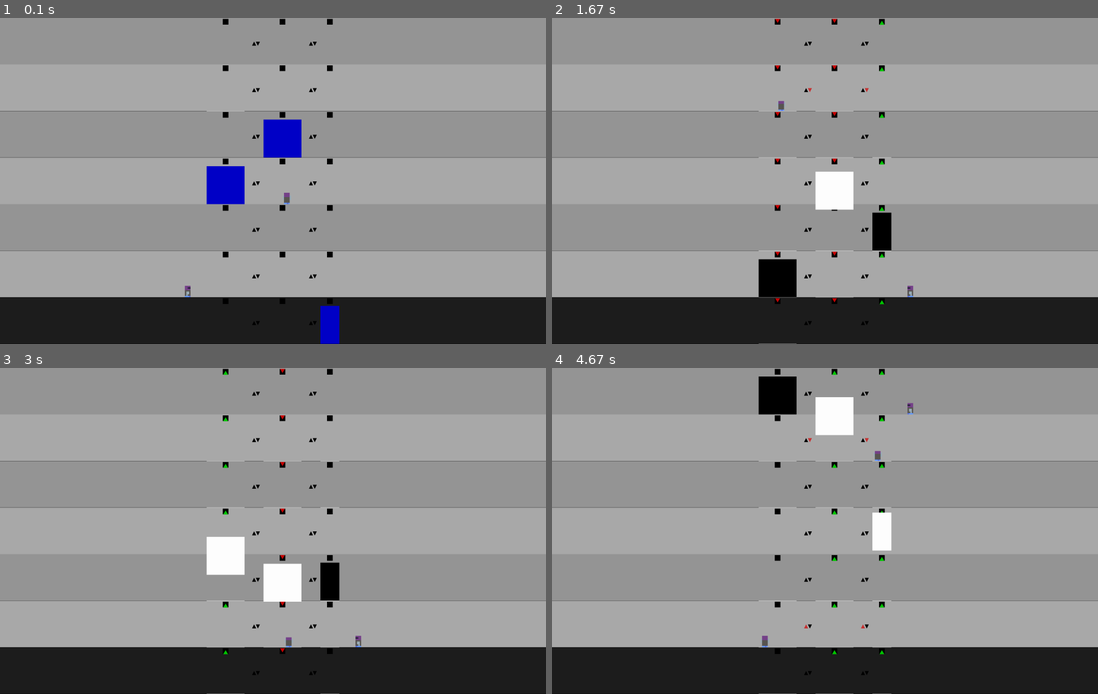
Above: before the commit, frames 1-4 (two rows, left to right).
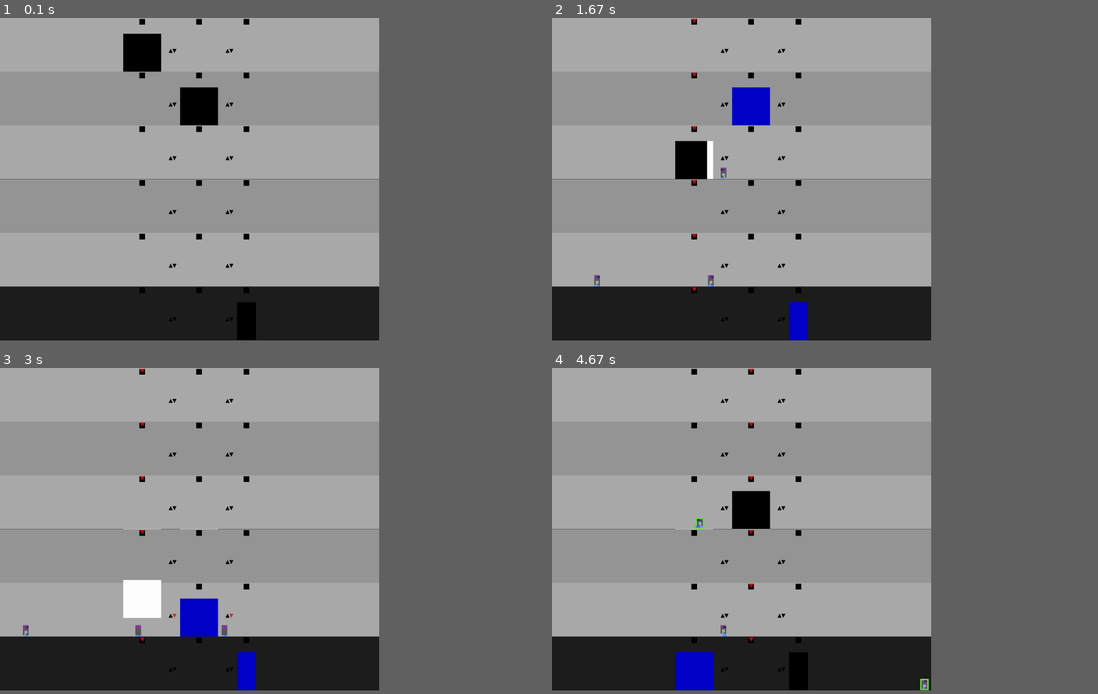
Above: after the commit, the same moments.

Repository: niklasdhein/EiP-Praktium-Aufzugssimulation
Game: pygame game, started from simulation.py
Same seed, same stepped clock (60 frames per second), same inputs: the game is played once before the commit and once after it.
Inputs:
- Up to frame 1 (0.1 s): no input
- Up to frame 2 (1.67 s): no input
- Up to frame 3 (3 s): no input
- Up to frame 4 (4.67 s): no input
In our replay, the window is 900x537 before the commit and 625x531 after it. These sizes can differ from the game's own. Grey fills any space a smaller window leaves; there, only what the larger window draws over its background counts as a difference.

The runs differ from the first frame. In frame 1, 13% of the frame differs, in the area x 0-100%, y 0-100%; in frame 2, 13%; in frame 3, 13%; in frame 4, 13%.

Commit message:
finale basis version

Diff:
--- a/config.json
+++ b/config.json
@@ -1,10 +1,10 @@
 {
     "elevator_count": 3,
-    "level_count": 7,
+    "level_count": 6,
     "big_elevator_spawn_probability": 0.3,
     "elevator_mode": "algorithm",
     "passenger_spawn_chance": 0.1,
     "passenger_patience": 25,
-    "speed_multiplier": 300,
-    "simulation_time": 10
+    "speed_multiplier": 10,
+    "simulation_time": 3600
 }
--- a/elevator.py
+++ b/elevator.py
@@ -135,18 +135,12 @@
                 self.passengers.pop()
 
         def add_calls_on_the_way() -> None:
-            print(f"elevator is travelling to level {self.target_level.level if self.target_level != None else "none"}.")
-            print("checking for calls on the way ..")
-
-            old_queue = self.queue
-
             # check down calls
             if self.direction == 1:
                 passing_levels = self.elevator_controller.building.levels[self.current_level.level-1:self.target_level.level:-1]
                 for level in passing_levels:
                     if level in self.elevator_controller.elevator_calls["down"]:
                         self.add_as_first_to_queue(target_level=level)
-                        print(f"(down) found call in level {level.level}")
 
             # check up calls
             elif self.direction == -1:
@@ -154,16 +148,6 @@
                 for level in passing_levels:
                     if level in self.elevator_controller.elevator_calls["up"]:
                         self.add_as_first_to_queue(target_level=level)
-                        print(f"(up) found call in level {level.level}")
-
-            print("respected possible calls.")
-            print("old queue:")
-            for q in old_queue:
-                print(f"[ {q.level} ]")
-            print("\nnew queue:")
-            for q in self.queue:
-                print(f"[ {q.level} ]")
-            print()
 
         # == move if allowed to ==
         if self.time_elapsed >= self.waittime:
--- a/simulation.py
+++ b/simulation.py
@@ -15,8 +15,8 @@
 
 # === vars ===
 
-width = 2880
-height = 1720
+width = 2000
+height = 1700
 target_framerate = 60
 use_config = True
 
